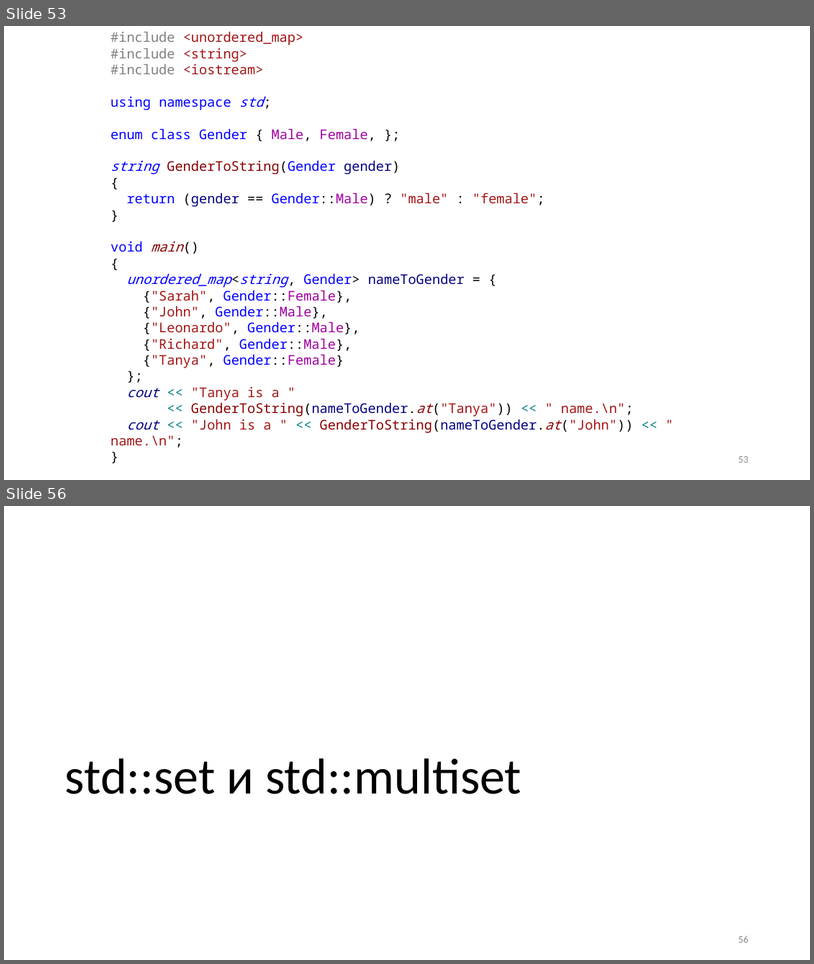
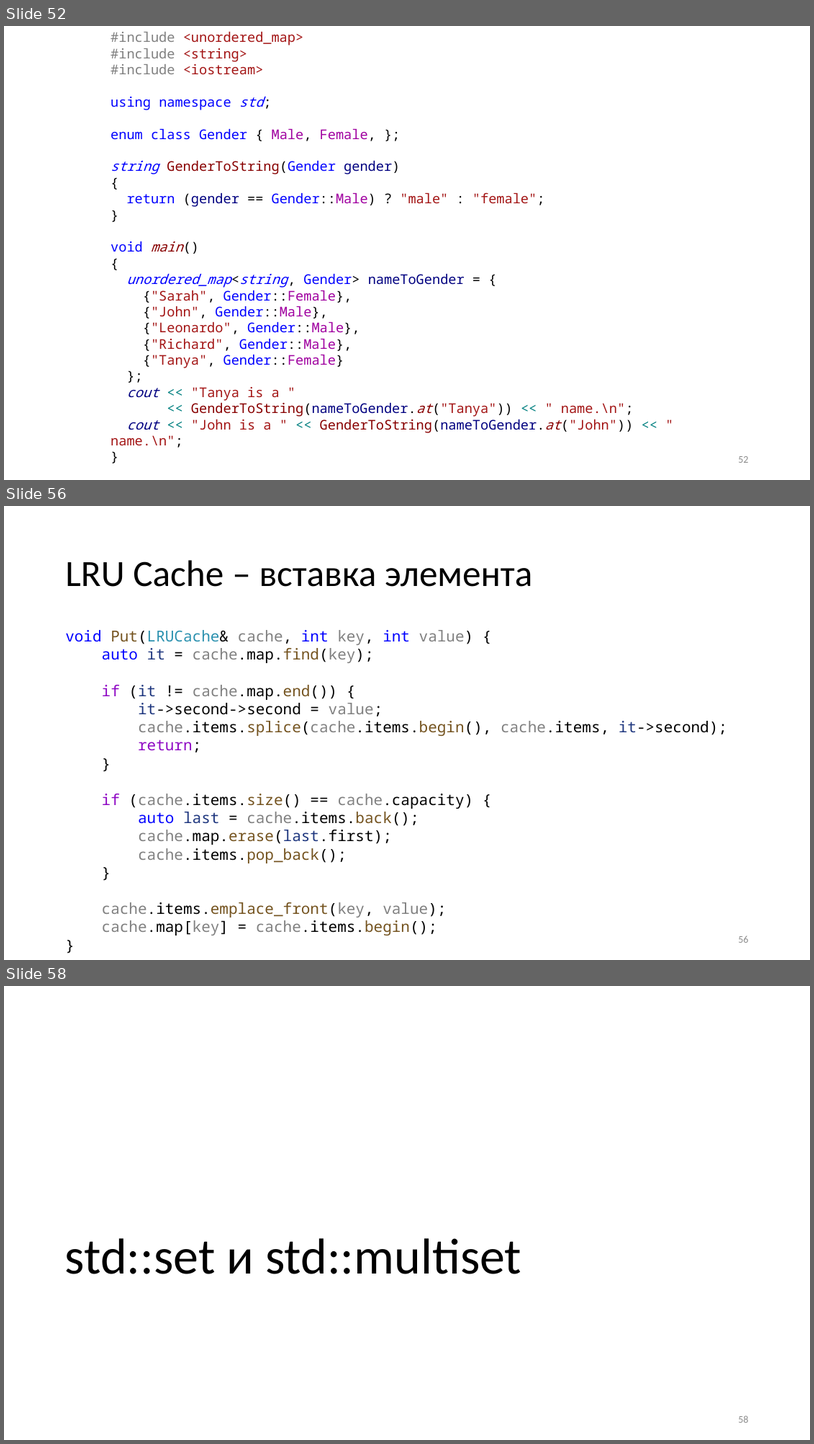
Before and after one commit to alexey-malov/oop, a slide deck: lectures/01/Стандартная библиотека.pptx. Shown one above the other, each under a label of ours: slides 53 and 56 before the commit, slides 52, 56 and 58 after it; the slides between them are not shown. The pictures are 814x964 and 814x1444 pixels, drawn with LibreOffice and Linux fonts; fonts in the diff are those of the drawing. Boxes give left, top, right and bottom in pixels: in the first picture for what was removed or moved away, otherwise in the second. Text is boxed around its words. In the diff, an @@ line names an element or a change of style, - is before the commit and + after.

```diff
--- a/lectures/01/Стандартная библиотека.pptx
+++ b/lectures/01/Стандартная библиотека.pptx
@@ slide 56 added at <box>4,506,810,960</box>, background #FFFFFF @@
@@ title added at <box>65,560,532,587</box>, 44 pt, text #000000 @@
+LRU Cache – вставка элемента
@@ text added at <box>65,630,728,935</box>, 18 pt, text #000000 @@
+void Put(LRUCache& cache, int key, int value) {
+auto it = cache.map.find(key);
+if (it != cache.map.end()) {
+it->second->second = value;
+cache.items.splice(cache.items.begin(), cache.items, it->second);
+return;
+}
+if (cache.items.size() == cache.capacity) {
+auto last = cache.items.back();
+cache.map.erase(last.first);
+cache.items.pop_back();
+}
+cache.items.emplace_front(key, value);
+cache.map[key] = cache.items.begin();
+}
@@ page number added at <box>738,936,748,942</box>, 12 pt, text #8C8C8C @@
+56
@@ what was slide 53 is now slide 52 @@
@@ what was slide 56 is now slide 58 @@
```
Also in this commit, not shown: 7 slides changed, 11 other slides added, 6 slides removed.
